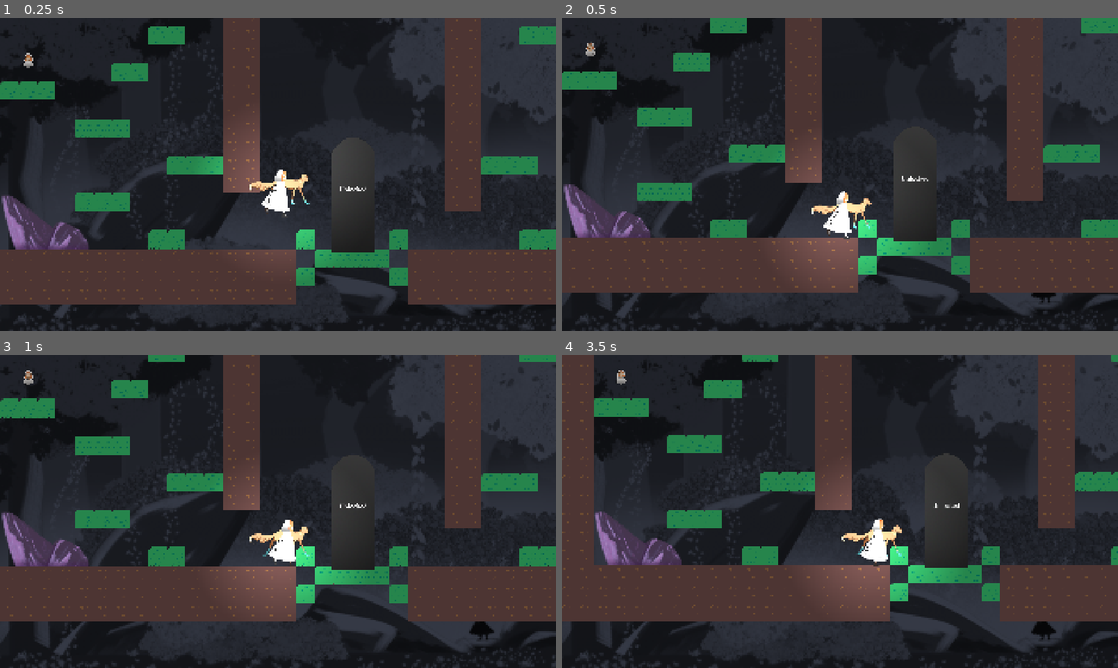
Above: before the commit, frames 1-4 (two rows, left to right).
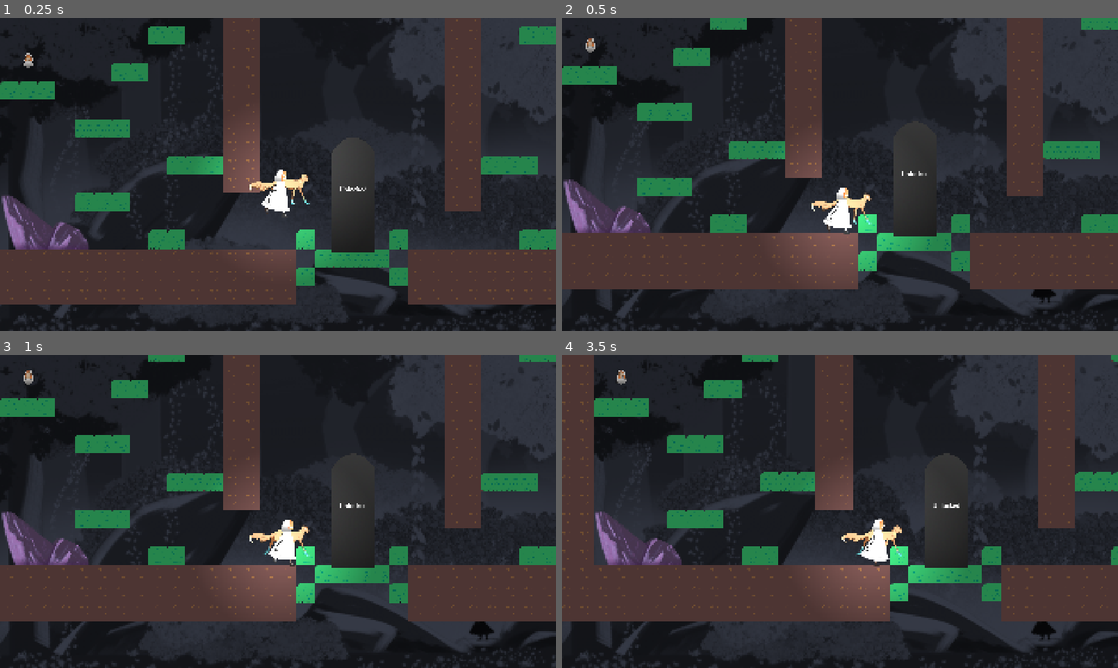
Above: after the commit, the same moments.

Repository: seanberr/Blindside
Game: Godot game, scene res://Scenes/Levels/puzzle_room_three.tscn
Two runs of this game, one before a commit and one after it. Both use one fixed random seed, a clock stepped at 60 frames per second and the inputs below. This scene is started directly instead of the project's main scene.
Inputs:
- Up to frame 1 (0.25 s): no input
- Up to frame 2 (0.5 s): no input
- Up to frame 3 (1 s): hold D (Player1_Right) from 0.53 s (still down)
- Up to frame 4 (3.5 s): release D (Player1_Right) at 2.03 s; hold A (Player1_Left) 2.03-2.78 s; hold D (Player1_Right) from 2.78 s (still down)

Frame 1 is identical in both runs. In frame 2, 7.5% of the frame differs, in the area x 0-100%, y 0-88%; in frame 3, 1.8%; in frame 4, 0.7%.

Commit message:
progressed camera transition for puzzle 3

Diff:
--- /dev/null
+++ b/blindside/Scenes/Camera/camera_transition.tscn
@@ -0,0 +1,9 @@
+[gd_scene format=3 uid="uid://dbml3441q5d0o"]
+
+[ext_resource type="Script" uid="uid://cvndfvjy4niho" path="res://camera_transition.gd" id="1_g68bj"]
+
+[node name="Camera Transition" type="Node" unique_id=1734522059]
+script = ExtResource("1_g68bj")
+
+[node name="Camera2D" type="Camera2D" parent="." unique_id=1396154050]
+enabled = false
--- /dev/null
+++ b/blindside/Scenes/Levels/camera_switch_area.gd
@@ -0,0 +1,11 @@
+extends PlayerDetectionArea
+@export var camera_level : Camera2D
+@onready var camera_player = get_tree().get_first_node_in_group("Player Camera")
+
+func _physics_process(delta: float) -> void:
+	if !camera_player or !camera_level:
+		return
+	if players_in_area.size() == 2:
+		CameraTransition.transition_camera2D(camera_player, camera_level, 1)
+	elif !players_in_area:
+		CameraTransition.transition_camera2D(camera_level, camera_player, 1)
--- a/blindside/Scenes/Levels/platforming_room_one.tscn
+++ b/blindside/Scenes/Levels/platforming_room_one.tscn
@@ -29,7 +29,7 @@
 
 [node name="Platforming Room One" type="Node2D" unique_id=1576365052]
 script = ExtResource("1_sapwg")
-spawn_positions = Array[Vector2]([Vector2(0, 0), Vector2(0, 0)])
+spawn_positions = Array[Vector2]([Vector2(0, 0), Vector2(500, 0)])
 
 [node name="TestTileset" parent="." unique_id=515895555 instance=ExtResource("4_b1pyx")]
 tile_map_data = PackedByteArray("AAD+/wcAAAABAAEAAAD//wcAAAABAAEAAAD//wgAAAACAAIAAAD+/wgAAAABAAIAAAD+/wkAAAABAAIAAAD//w …(8752 unchanged characters)…
--- /dev/null
+++ b/blindside/Scenes/Levels/player_detection_area.gd
@@ -0,0 +1,29 @@
+extends Area2D
+class_name PlayerDetectionArea
+@export var camera_level : Camera2D
+@onready var camera_player = get_tree().get_first_node_in_group("Player Camera")
+var players_in_area : Array[CharacterBody2D]
+
+func _on_body_entered(body: Node2D) -> void:
+	if body.is_in_group("Player"):
+		players_in_area.append(body)
+
+func _on_body_exited(body: Node2D) -> void:
+	if body.is_in_group("Player"):
+		players_in_area.erase(body)
+
+func _physics_process(delta: float) -> void:
+	camera_transition()
+
+	match(players_in_area.size()):
+		0: print("0")
+		1: print("1")
+		2: print("2")
+
+func camera_transition():
+	if !camera_player or !camera_level:
+		camera_player = get_tree().get_first_node_in_group("Player Camera")
+	if players_in_area.size() == 2:
+		CameraTransition.transition_camera2D(camera_player, camera_level, 1)
+	elif !players_in_area:
+		CameraTransition.transition_camera2D(camera_level, camera_player, 1)
--- a/blindside/Scenes/Levels/puzzle_room_one.tscn
+++ b/blindside/Scenes/Levels/puzzle_room_one.tscn
@@ -28,7 +28,7 @@
 pressure_plate_one = NodePath("../Pressure Plate")
 pressure_plate_two = NodePath("../Pressure Plate2")
 scene_to_load = ExtResource("4_6thti")
-player_coords = Array[Vector2]([Vector2(0, 0), Vector2(500, 0)])
+player_coords = Array[Vector2]([Vector2(0, 0), Vector2(0, 0)])
 
 [node name="Pressure Plate" parent="." unique_id=1510602801 instance=ExtResource("5_1udun")]
 position = Vector2(1925, 36)
--- a/blindside/Scenes/Levels/puzzle_room_three.tscn
+++ b/blindside/Scenes/Levels/puzzle_room_three.tscn
@@ -10,6 +10,10 @@
 [ext_resource type="Texture2D" uid="uid://biqefscvrilyx" path="res://Assets/Rocks/Rocks 364x190/Rock_364x190_Shape_2_1_BaseShadow.png" id="7_tpafy"]
 [ext_resource type="PackedScene" uid="uid://c3jwa7r1tb61w" path="res://Scenes/Levels/overworld_three.tscn" id="8_qo53q"]
 [ext_resource type="Texture2D" uid="uid://hq3y3shxinjd" path="res://Assets/Background/sketch_4.png" id="9_abv05"]
+[ext_resource type="PackedScene" uid="uid://ccqeg5kw75naw" path="res://Scenes/Objects/player_detection_area.tscn" id="11_6uuda"]
+
+[sub_resource type="RectangleShape2D" id="RectangleShape2D_bqv5r"]
+size = Vector2(962, 1875)
 
 [node name="Puzzle Room Three" type="Node2D" unique_id=1382614291]
 script = ExtResource("1_qo53q")
@@ -67,3 +71,16 @@
 position = Vector2(260, -400)
 enabled = false
 zoom = Vector2(0.6, 0.6)
+
+[node name="Player Detection Area" parent="." unique_id=48072499 node_paths=PackedStringArray("camera_level") instance=ExtResource("11_6uuda")]
+camera_level = NodePath("../Camera2D")
+
+[node name="CollisionShape2D" type="CollisionShape2D" parent="Player Detection Area" unique_id=822101136]
+position = Vector2(-598, -476.5)
+shape = SubResource("RectangleShape2D_bqv5r")
+debug_color = Color(0.96441406, 1.2513995e-05, 0.6359843, 0.41960785)
+
+[node name="CollisionShape2D2" type="CollisionShape2D" parent="Player Detection Area" unique_id=2018168366]
+position = Vector2(1107, -520)
+shape = SubResource("RectangleShape2D_bqv5r")
+debug_color = Color(0.96441406, 1.2513995e-05, 0.6359843, 0.41960785)
--- /dev/null
+++ b/blindside/Scenes/Objects/player_detection_area.gd
@@ -0,0 +1 @@
+extends Area2D
--- /dev/null
+++ b/blindside/Scenes/Objects/player_detection_area.tscn
@@ -0,0 +1,9 @@
+[gd_scene format=3 uid="uid://ccqeg5kw75naw"]
+
+[ext_resource type="Script" uid="uid://bj8m5a8gqa52f" path="res://Scenes/Levels/player_detection_area.gd" id="1_yfe16"]
+
+[node name="Player Detection Area" type="Area2D" unique_id=48072499]
+script = ExtResource("1_yfe16")
+
+[connection signal="body_entered" from="." to="." method="_on_body_entered"]
+[connection signal="body_exited" from="." to="." method="_on_body_exited"]
--- a/blindside/Scenes/Player/Sadie/Player_Sadie.tscn
+++ b/blindside/Scenes/Player/Sadie/Player_Sadie.tscn
@@ -165,7 +165,7 @@
 
 [node name="Interaction Component" parent="." unique_id=2081682071 instance=ExtResource("19_8t87h")]
 
-[node name="MainCamera" parent="." unique_id=1417079101 instance=ExtResource("20_oly0s")]
+[node name="MainCamera" parent="." unique_id=1417079101 groups=["Player Camera"] instance=ExtResource("20_oly0s")]
 process_callback = 0
 position_smoothing_enabled = true
 drag_horizontal_enabled = true
--- /dev/null
+++ b/blindside/camera_transition.gd
@@ -0,0 +1,9 @@
+extends Node
+var transitioning : bool = false
+@onready var transition_camera : Camera2D = $Camera2D
+@onready var tween : Tween = Tween.new()
+
+func transition_camera2D(from: Camera2D, to: Camera2D, duration: float = 1.0) -> void:
+	from.enabled = false
+	to.enabled = true
+	to.make_current()
--- a/blindside/project.godot
+++ b/blindside/project.godot
@@ -19,6 +19,7 @@
 Global="*uid://b2cwe6vh5elp0"
 TransitionHandler="*uid://b7k2ycj5qn74r"
 PlayerLoader="*uid://cjhmncsqmv8m6"
+CameraTransition="*uid://dbml3441q5d0o"
 
 [display]
 
@@ -42,6 +43,7 @@
 [global_group]
 
 Player=""
+"Player Camera"=""
 
 [input]
 
Not shown, added: blindside/Scenes/Levels/camera_switch_area.gd.uid
Not shown, added: blindside/Scenes/Levels/player_detection_area.gd.uid
Not shown, added: blindside/Scenes/Objects/player_detection_area.gd.uid
Not shown, added: blindside/camera_transition.gd.uid
